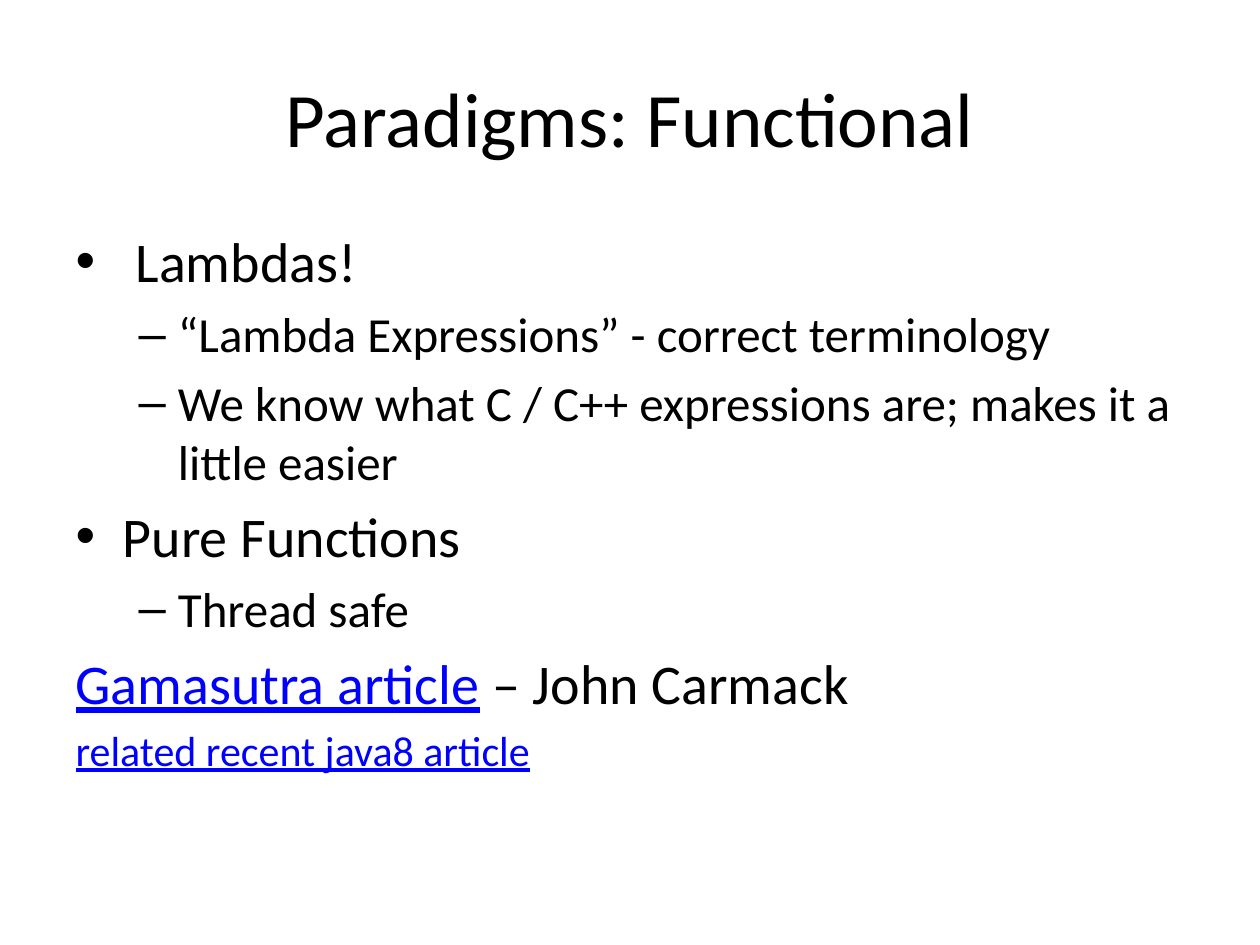
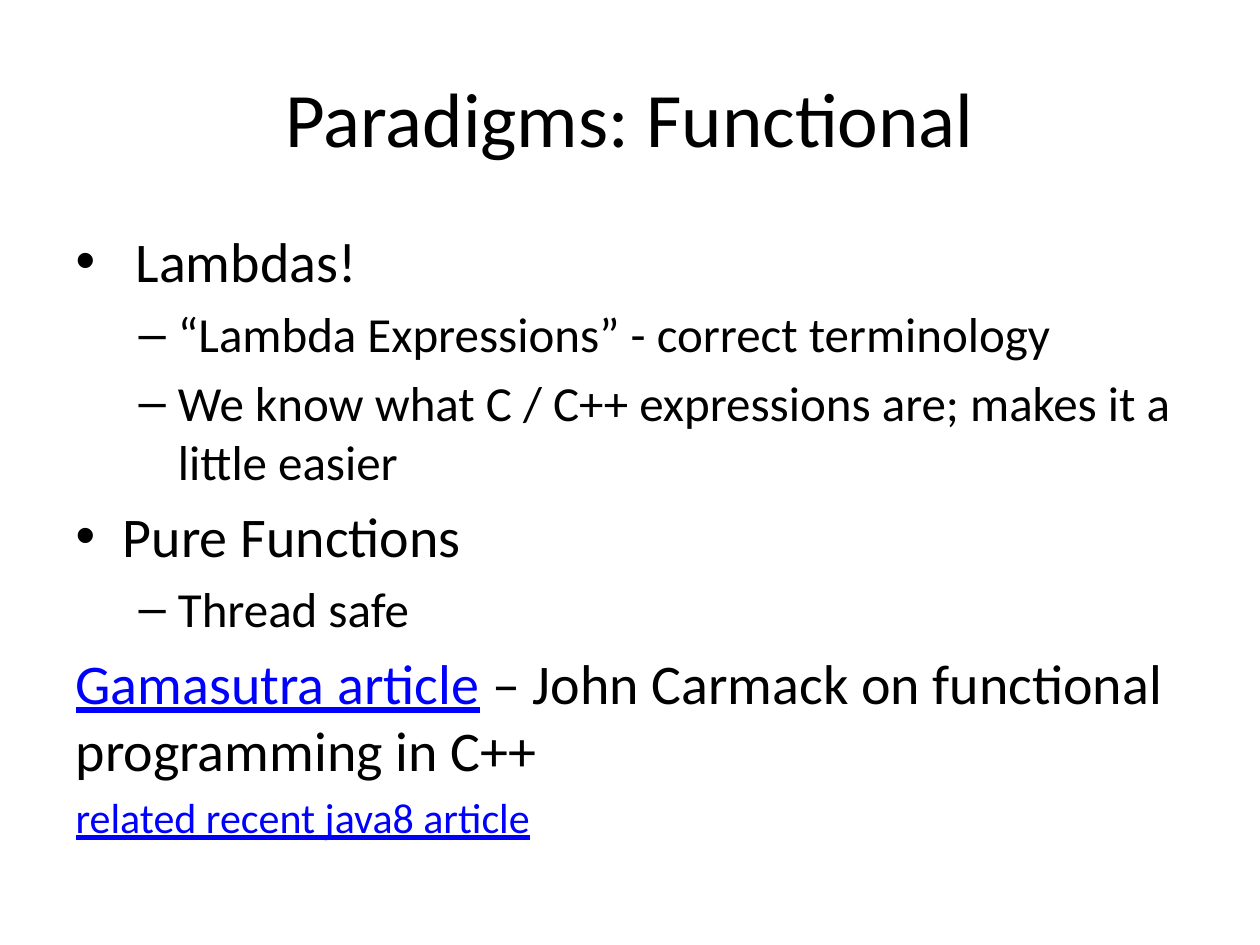
Before and after one commit to fellmad/FunWithCpp11, a slide deck: slide 31 of doc/Fun_with_C++11.pptx (slide 30 before the commit). Drawn at 1260x945 pixels with LibreOffice and Linux fonts; fonts in the diff are those of the drawing. Boxes give left, top, right and bottom in pixels: in the first picture for what was removed or moved away, otherwise in the second. Text is boxed around its words. In the diff, an @@ line names an element or a change of style, - is before the commit and + after.

```diff
--- a/doc/Fun_with_C++11.pptx
+++ b/doc/Fun_with_C++11.pptx
@@ text at (76,665,1162,781): text changed; text colour #0000FF to #000000 @@
-Gamasutra article – John Carmack
+Gamasutra article – John Carmack on functional programming in C++
```
Also in this commit, not shown: 7 other slides changed, 2 slides added, 6 slides removed, 2 other files.
